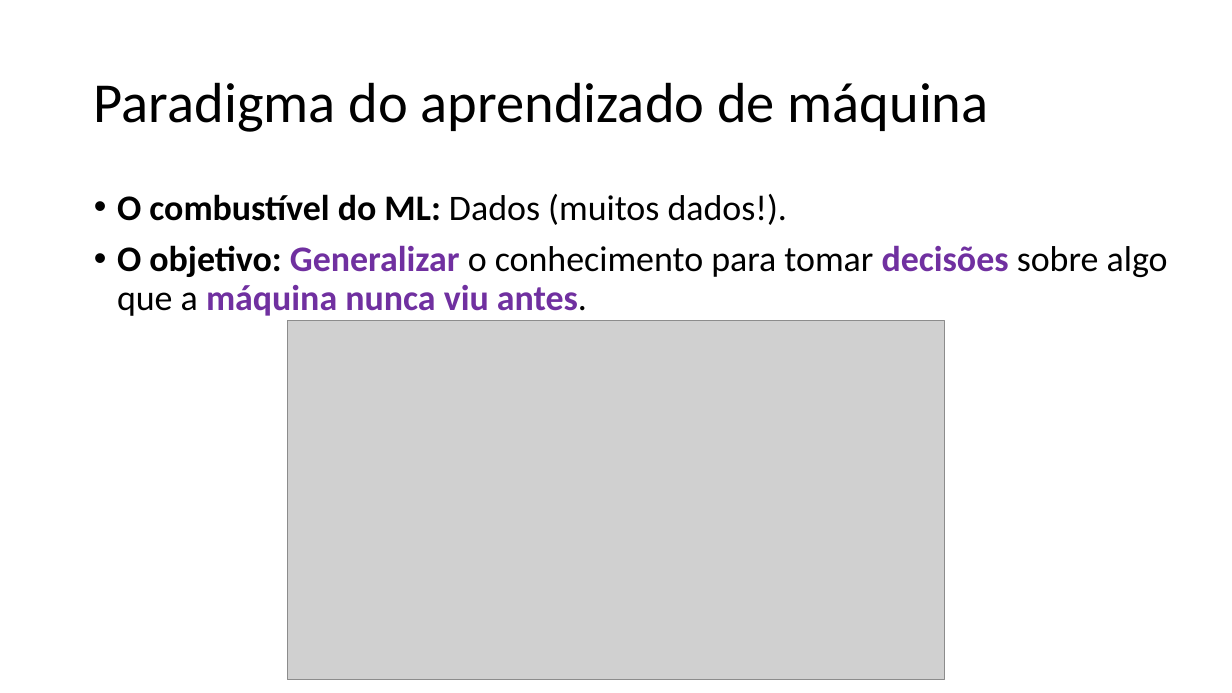
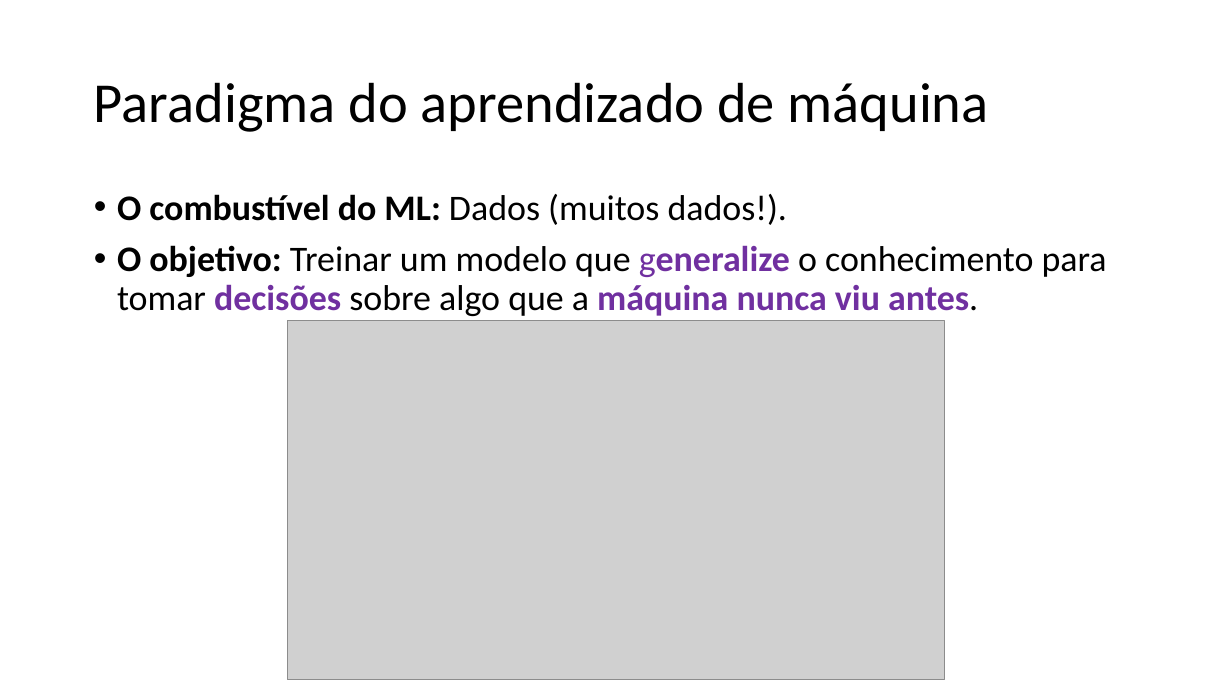
Before and after one commit to zz4fap/c24_inteligencia_artificial, a slide deck: slide 6 of slides/C24_Paradigmas.pptx. Drawn at 1232x693 pixels with LibreOffice and Linux fonts; fonts in the diff are those of the drawing; grey boxes stand for pictures. Boxes give left, top, right and bottom in pixels: in the first picture for what was removed or moved away, otherwise in the second. Text is boxed around its words. In the diff, an @@ line names an element or a change of style, - is before the commit and + after.

```diff
--- a/slides/C24_Paradigmas.pptx
+++ b/slides/C24_Paradigmas.pptx
@@ text at (x1=117, y1=245, x2=1107, y2=316): text changed; bold off @@
-• O objetivo: Generalizar o conhecimento para tomar decisões sobre algo que a máquina nunca viu antes.
+• O objetivo: Treinar um modelo que generalize o conhecimento para tomar decisões sobre algo que a máquina nunca viu antes.
```
Also in this commit, not shown: 12 other slides changed, 1 slide added, 1 other file.
